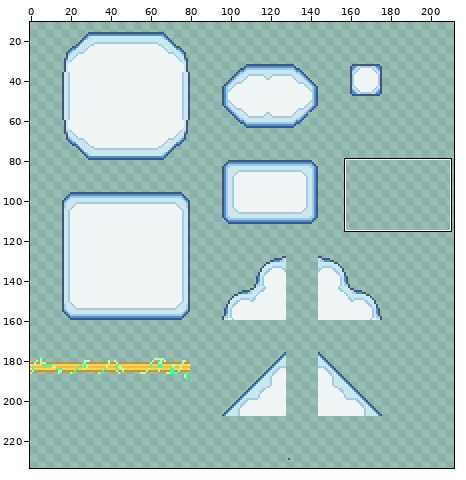
A sprite sheet gets an edit: Assets/0EX. Request_art_resources/Sky_Theme_tiles_reworked.png. Above, an overview of the earlier version with the close-up marked.
Close-up. Before:
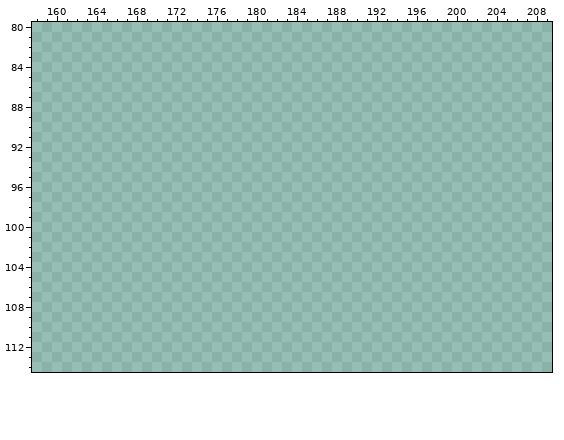
The file is 256x256 pixels. Pixels under 10% opacity are left out. Shown: x 158..209, y 80..114. The wide view leaves out empty margins. The commit also changed other parts of the picture, which this record leaves out.
After the commit:
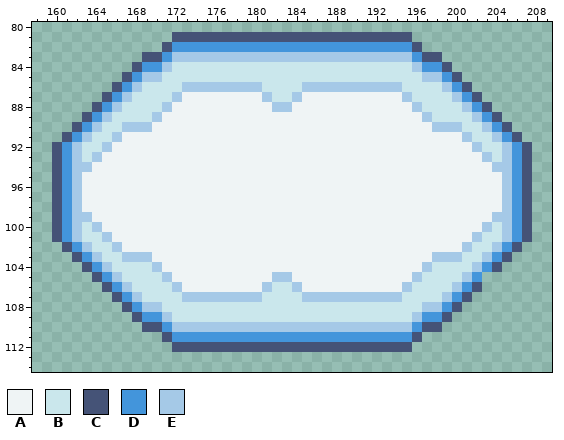
Palette (. is transparent): A #eff4f5  B #cae7ec  C #455377  D #4395db  E #a5c9e7
From old to new:
y 81: x 172..195 ........................ -> CCCCCCCCCCCCCCCCCCCCCCCC
y 82: x 171..196 .......................... -> CDDDDDDDDDDDDDDDDDDDDDDDDC
y 83: x 169..198 .............................. -> CCDEEEEEEEEEEEEEEEEEEEEEEEEDCC
y 84: x 168..199 ................................ -> CDDEBBBBBBBBBBBBBBBBBBBBBBBBEDDC
y 85: x 167..200 .................................. -> CDEEBBBBBBBBBBBBBBBBBBBBBBBBBBEEDC
y 86: x 166..201 .................................... -> CDEBBBBEEEEEEEEBBBBEEEEEEEEEEBBBBEDC
y 87: x 165..202 ...................................... -> CDEBBBBEAAAAAAAAEBBEAAAAAAAAAAEBBBBEDC
y 88: x 164..203 ........................................ -> CDEBBBBEAAAAAAAAAAEEAAAAAAAAAAAAEBBBBEDC
y 89: x 163..204 .......................................... -> CDEBBBBEAAAAAAAAAAAAAAAAAAAAAAAAAAEBBBBEDC
y 90: x 162..205 ............................................ -> CDEBBEEEAAAAAAAAAAAAAAAAAAAAAAAAAAAAEEEBBEDC
y 91: x 161..206 .............................................. -> CDEBBEAAAAAAAAAAAAAAAAAAAAAAAAAAAAAAAAAAEBBEDC
y 92: x 160..207 ................................................ -> CDEBBEAAAAAAAAAAAAAAAAAAAAAAAAAAAAAAAAAAAAEBBEDC
y 93: x 160..207 ................................................ -> CDEBEAAAAAAAAAAAAAAAAAAAAAAAAAAAAAAAAAAAAAAEBEDC
y 94: x 160..207 ................................................ -> CDEEAAAAAAAAAAAAAAAAAAAAAAAAAAAAAAAAAAAAAAAAEEDC
y 95..98: x 160..207 ................................................ -> CDEAAAAAAAAAAAAAAAAAAAAAAAAAAAAAAAAAAAAAAAAAAEDC
y 99: x 160..207 ................................................ -> CDEEAAAAAAAAAAAAAAAAAAAAAAAAAAAAAAAAAAAAAAAAEEDC
y 100: x 160..207 ................................................ -> CDEBEAAAAAAAAAAAAAAAAAAAAAAAAAAAAAAAAAAAAAAEBEDC
y 101: x 160..207 ................................................ -> CDEBBEAAAAAAAAAAAAAAAAAAAAAAAAAAAAAAAAAAAAEBBEDC
y 102: x 161..206 .............................................. -> CDEBBEAAAAAAAAAAAAAAAAAAAAAAAAAAAAAAAAAAEBBEDC
y 103: x 162..205 ............................................ -> CDEBBEEEAAAAAAAAAAAAAAAAAAAAAAAAAAAAEEEBBEDC
y 104: x 163..204 .......................................... -> CDEBBBBEAAAAAAAAAAAAAAAAAAAAAAAAAAEBBBBEDC
y 105: x 164..202 ....................................... -> CDEBBBBEAAAAAAAAAAEEAAAAAAAAAAAAEBBBBED
y 106: x 165..202 ...................................... -> CDEBBBBEAAAAAAAAEBBEAAAAAAAAAAEBBBBEDC
y 107: x 166..201 .................................... -> CDEBBBBEEEEEEEEBBBBEEEEEEEEEEBBBBEDC
y 108: x 167..200 .................................. -> CDEEBBBBBBBBBBBBBBBBBBBBBBBBBBEEDC
y 109: x 168..199 ................................ -> CDDEBBBBBBBBBBBBBBBBBBBBBBBBEDDC
y 110: x 169..198 .............................. -> CCDEEEEEEEEEEEEEEEEEEEEEEEEDCC
y 111: x 171..196 .......................... -> CDDDDDDDDDDDDDDDDDDDDDDDDC
y 112: x 172..195 ........................ -> CCCCCCCCCCCCCCCCCCCCCCCC
